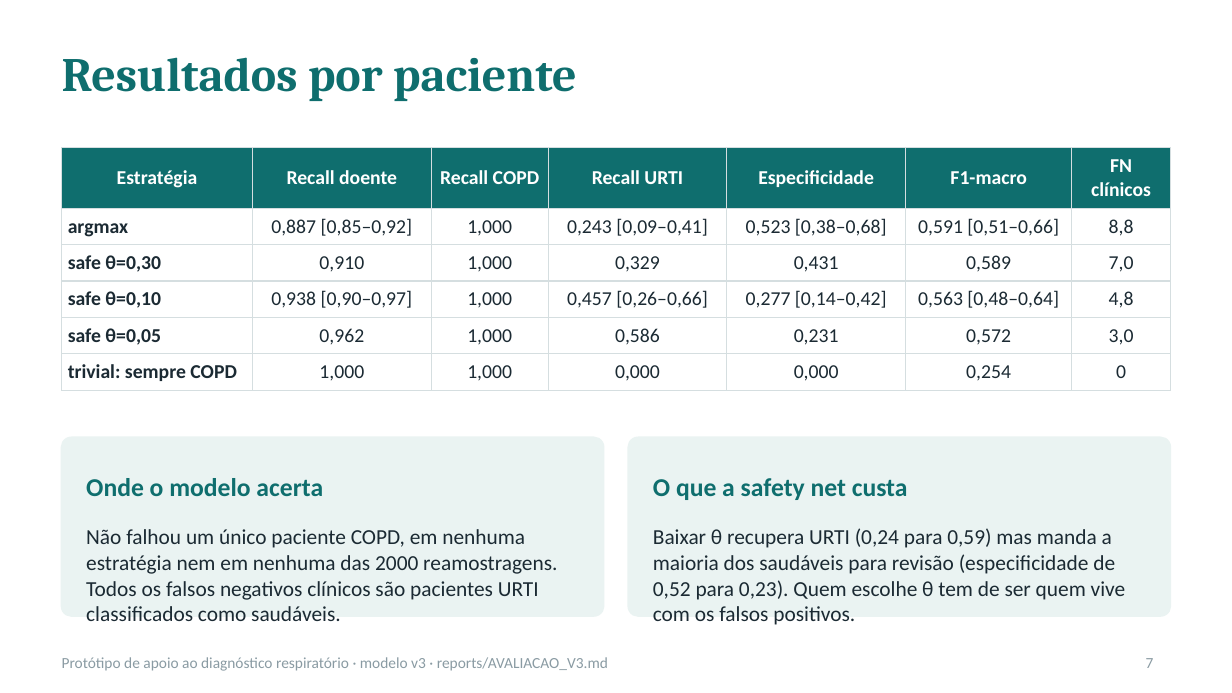
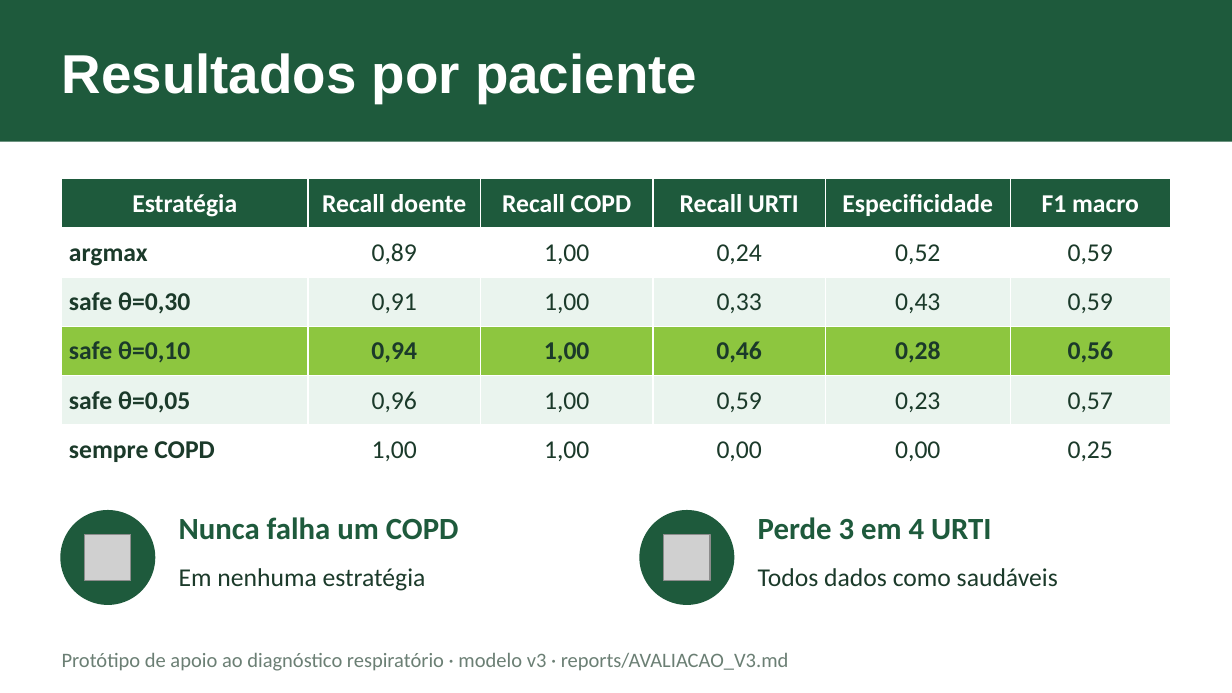
Before and after one commit to pintoleodgar/projeto-cdg-respiratori, a slide deck: slide 7 of relatorio/Apresentacao.pptx. Drawn at 1232x693 pixels with LibreOffice and Linux fonts; fonts in the diff are those of the drawing; grey boxes stand for pictures. Boxes give left, top, right and bottom in pixels: in the first picture for what was removed or moved away, otherwise in the second. Text is boxed around its words. In the diff, an @@ line names an element or a change of style, - is before the commit and + after.

```diff
--- a/relatorio/Apresentacao.pptx
+++ b/relatorio/Apresentacao.pptx
@@ rectangle added at [0,0,1232,142], fill #1E5A3C @@
@@ title "Resultados por paciente" at [62,53,697,103]: size 28 to 32 pt, font Cambria to Arial, text colour #0F6E6E to #FFFFFF; vertical alignment top to middle @@
@@ table at [62,179,1170,466] @@
-column 1: Estratégia | argmax | safe θ=0,30 | safe θ=0,10 | safe θ=0,05 | trivial: sempre COPD
-column 2: Recall doente | 0,887 [0,85–0,92] | 0,910 | 0,938 [0,90–0,97] | 0,962 | 1,000
-column 3: Recall COPD | 1,000 | 1,000 | 1,000 | 1,000 | 1,000
-column 4: Recall URTI | 0,243 [0,09–0,41] | 0,329 | 0,457 [0,26–0,66] | 0,586 | 0,000
-column 5: Especificidade | 0,523 [0,38–0,68] | 0,431 | 0,277 [0,14–0,42] | 0,231 | 0,000
-column 6: F1-macro | 0,591 [0,51–0,66] | 0,589 | 0,563 [0,48–0,64] | 0,572 | 0,254
-column 7: FN clínicos | 8,8 | 7,0 | 4,8 | 3,0 | 0
+column 1: Estratégia | argmax | safe θ=0,30 | safe θ=0,10 | safe θ=0,05 | sempre COPD
+column 2: Recall doente | 0,89 | 0,91 | 0,94 | 0,96 | 1,00
+column 3: Recall COPD | 1,00 | 1,00 | 1,00 | 1,00 | 1,00
+column 4: Recall URTI | 0,24 | 0,33 | 0,46 | 0,59 | 0,00
+column 5: Especificidade | 0,52 | 0,43 | 0,28 | 0,23 | 0,00
+column 6: F1 macro | 0,59 | 0,59 | 0,56 | 0,57 | 0,25
@@ table: place and size @@
-table at [62,148,1170,385]
+table at [62,179,1170,466]
@@ rounded rectangle removed at [62,437,604,616] @@
@@ rounded rectangle removed at [628,437,1170,616] @@
@@ text removed at [86,478,323,496] @@
-Onde o modelo acerta
@@ text removed at [653,478,908,500] @@
-O que a safety net custa
@@ ellipse added at [62,511,154,604], fill #1E5A3C, outline #1E5A3C 1.5 pt @@
@@ picture added at [85,535,132,582] @@
@@ text at [179,517,459,540]: text changed; size 12.5 to 18 pt; text colour #1B2A33 to #1E5A3C; bold on @@
-Não falhou um único paciente COPD, em nenhuma estratégia nem em nenhuma das 2000 reamostragens. Todos os falsos negativos clínicos são pacientes URTI classificados como saudáveis.
+Nunca falha um COPD
@@ ellipse added at [641,511,733,604], fill #1E5A3C, outline #1E5A3C 1.5 pt @@
@@ text removed at [653,528,1126,625] @@
-Baixar θ recupera URTI (0,24 para 0,59) mas manda a maioria dos saudáveis para revisão (especificidade de 0,52 para 0,23). Quem escolhe θ tem de ser quem vive com os falsos positivos.
@@ picture added at [664,535,711,582] @@
@@ text added at [758,517,992,540], 18 pt, text #1E5A3C, bold @@
+Perde 3 em 4 URTI
@@ text added at [179,568,426,591], 15 pt, text #1B3A2A @@
+Em nenhuma estratégia
@@ text added at [758,568,1058,586], 15 pt, text #1B3A2A @@
+Todos dados como saudáveis
@@ text "Protótipo de apoio ao diagnóstico ..." at [62,653,789,671]: size 9 to 12 pt, text colour #8A9BA3 to #6B7F74 @@
@@ page number removed at [1146,658,1154,668] @@
-7
```
Also in this commit, not shown: 11 other slides changed, 1 other file.
